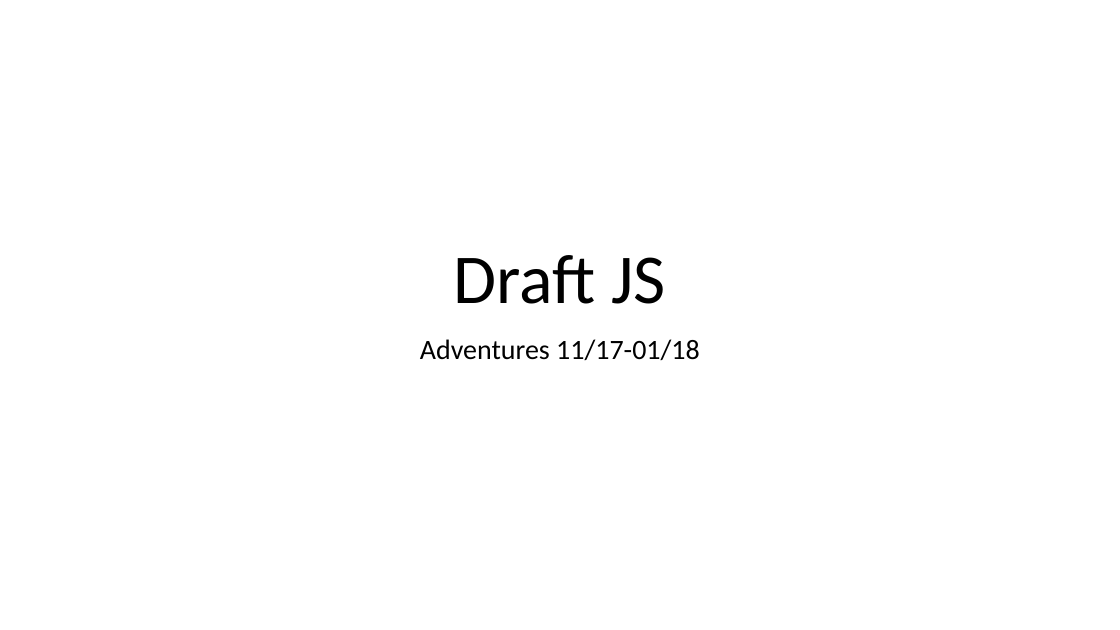
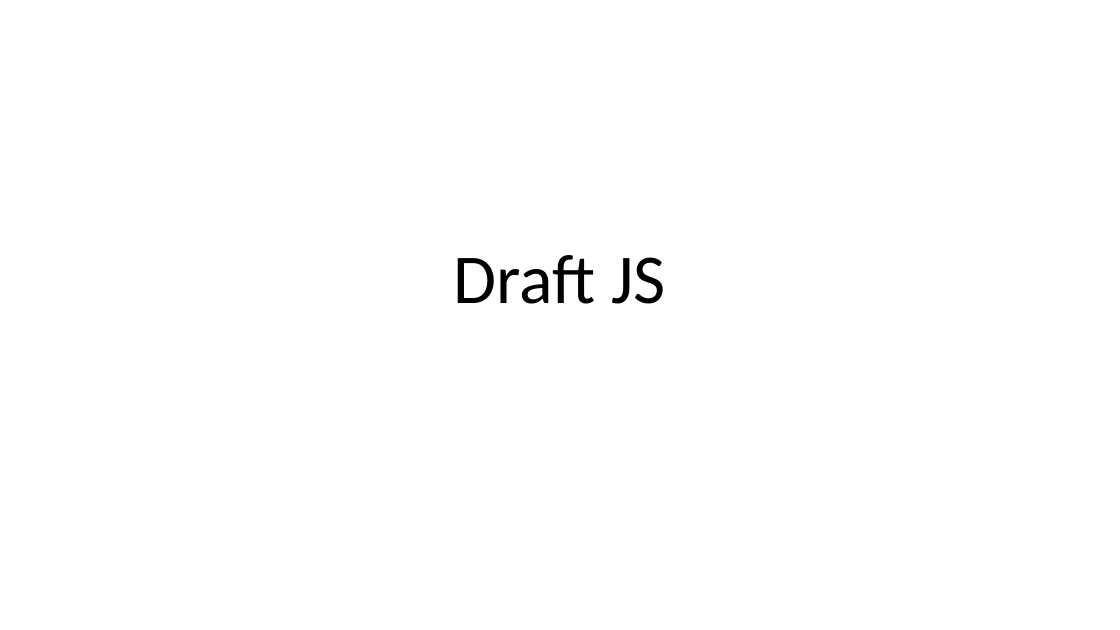
Before and after one commit to Daniel--cai/draft-js-retro, a slide deck: slide 1 of slide.pptx. Drawn at 1120x630 pixels with LibreOffice and Linux fonts; fonts in the diff are those of the drawing. Boxes give left, top, right and bottom in pixels: in the first picture for what was removed or moved away, otherwise in the second. Text is boxed around its words. In the diff, an @@ line names an element or a change of style, - is before the commit and + after.

```diff
--- a/slide.pptx
+++ b/slide.pptx
@@ subtitle removed at <box>420,339,700,360</box> @@
-Adventures 11/17-01/18
```
Also in this commit, not shown: 8 other slides changed, 5 slides added, 1 slide removed, 12 other files.
